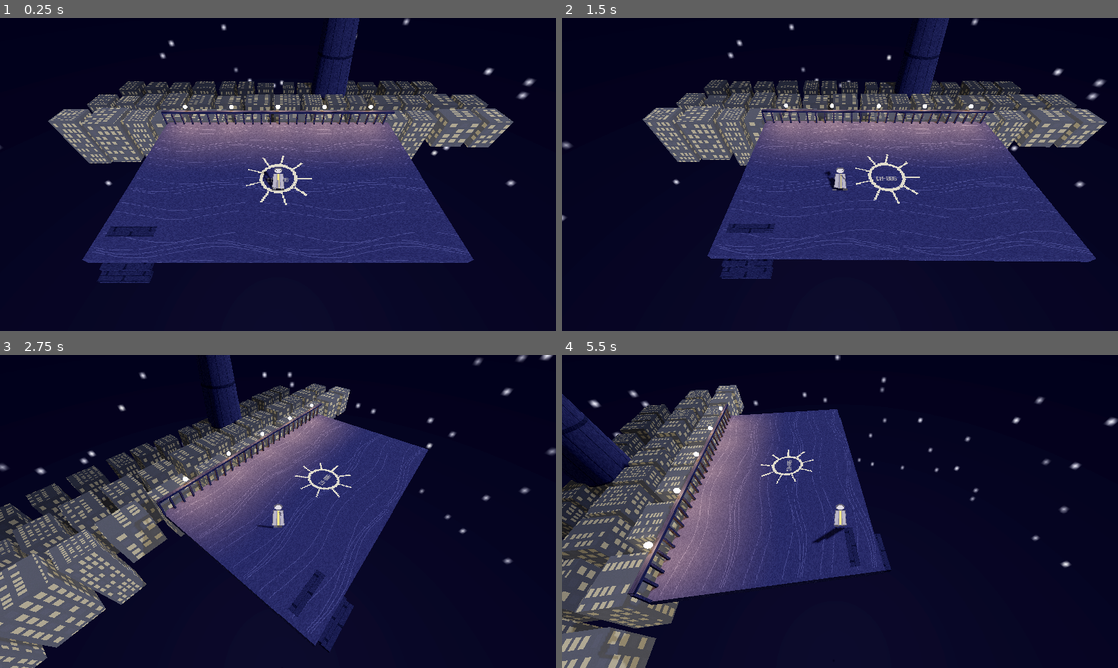
Above: before the commit, frames 1-4 (two rows, left to right).
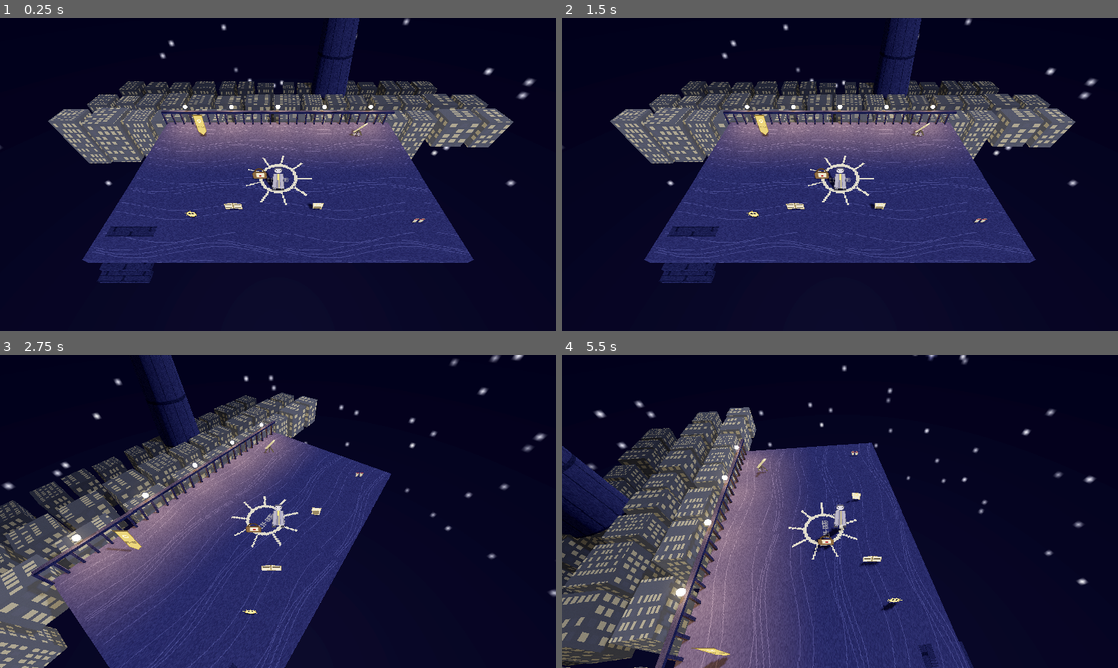
Above: after the commit, the same moments.

Repository: smile88/KAYOS-NoS-v0-1-0
Game: Godot game, scene res://threed/Balcony3D.tscn
Two runs of this game, one before a commit and one after it. Both use one fixed random seed, a clock stepped at 60 frames per second and the inputs below. This scene is started directly instead of the project's main scene.
Inputs (mouse positions are in pixels of both pictures, inside the frame that each line leads up to):
- Up to frame 1 (0.25 s): no input
- Up to frame 2 (1.5 s): tap Enter at 0.5 s; move the mouse to (962, 158) at 0.52 s; hold D (move_right) 0.53-1.25 s; hold Space (interact) 0.53-1.25 s; click (962, 158) at 0.67 s; drag from (728, 190) to (812, 237) at 1.27 s
- Up to frame 3 (2.75 s): move the mouse to (333, 442) at 2.02 s; hold D (move_right) from 2.03 s (still down); hold E (cam_right) from 2.03 s (still down); tap Space (interact) at 2.3 s
- Up to frame 4 (5.5 s): release D (move_right) at 2.75 s; release E (cam_right) at 2.75 s; drag from (812, 574) to (673, 464) at 2.77 s; move the mouse to (1006, 558) at 3.52 s; hold A (move_left) 3.53-4.25 s; hold Space (interact) 3.53-4.25 s; drag from (673, 464) to (756, 433) at 4.27 s; move the mouse to (867, 511) at 5.02 s; hold S (move_down) from 5.03 s (still down); hold E (cam_right) from 5.03 s (still down); click (867, 511) at 5.17 s; tap Space (interact) at 5.3 s

The runs differ from the first frame. In frame 1, 0.4% of the frame differs, in the area x 33-77%, y 30-66%; in frame 2, 22%; in frame 3, 34%; in frame 4, 44%, in the area x 0-100%, y 0-100%.

Commit message:
3D Cold Open step D: the balcony examinables you can walk up to and read
Interactable3D is the HD-2D twin of actors/Interactable.gd — interact() makes the
identical DialogueManager calls, so the examine writing (§8.4) carries over
verbatim. It optionally stands a billboard prop reusing the existing 2D prop PNG,
or acts as an invisible zone on a piece of the environment (the rail, the floor
mosaic, the light orbs). Player3D gains an interact scan: on the interact action
it examines the nearest Interactable3D within reach (ground-plane distance,
group-based — no per-prop collision to tune).

Balcony3D._build_interactables() ports all 11 balcony examinables (12 zones — two
star-lamps) from AstraThalasBalcony.tscn with text verbatim and positions mapped
from the 2D layout. Input: interact moved off E onto F (keeping Space) so E is
free for cam_right, per the branch plan.

Verified: headless test confirms 12 interactables, examining the Satchel starts
the dialogue and sets COLDOPEN_SAW_LETTER, and a far position examines nothing;
rendered the balcony with every prop standing in place.

Co-Authored-By: Claude Opus 4.8 <noreply@anthropic.com>
Claude-Session: https://claude.ai/code/session_01X9vNy1Aw7PpCANN2SM3CVT

Diff:
--- a/godot/project.godot
+++ b/godot/project.godot
@@ -40,7 +40,7 @@
 
 interact={
 "deadzone": 0.5,
-"events": [Object(InputEventKey,"resource_local_to_scene":fa …(140 unchanged characters)… d":false,"keycode":0,"physical_keycode":69,"key_label":0,"unicode":0,"location":0,"echo":false,"script":null)
+"events": [Object(InputEventKey,"resource_local_to_scene":fa …(140 unchanged characters)… d":false,"keycode":0,"physical_keycode":70,"key_label":0,"unicode":0,"location":0,"echo":false,"script":null)
 , Object(InputEventKey,"resource_local_to_scene":false,"resource_name":"","device":-1,"window_id":0,"alt_pressed":false …(181 unchanged characters)…
 ]
 }
--- a/godot/threed/Balcony3D.gd
+++ b/godot/threed/Balcony3D.gd
@@ -28,6 +28,7 @@
 	_build_tower()
 	_build_festival_lights()
 	_build_stair()
+	_build_interactables()
 
 
 # --- helpers -----------------------------------------------------------------
@@ -201,6 +202,54 @@
 		add_child(l)
 
 
+func _build_interactables() -> void:
+	# The balcony's examinables, ported one-for-one from scenes/zones/AstraThalasBalcony.tscn with
+	# their text verbatim (§8.4 writing). Positions are mapped from the 2D layout: balcony x [0,1280]
+	# -> world x [-9,9]; balcony floor y [340,700] (rail..front) -> world z [-5,5]. `tex` empty means
+	# an invisible zone on a piece of the environment (rail, floor mosaic, the light orbs).
+	var items := [
+		{"name": "Festival Banner", "x": -5.6, "z": -3.6, "tex": "PR-021_festival_banner",
+		 "flag": "COLDOPEN_SAW_BANNER",
+		 "text": "Gold thread on white silk: THE TWO-THOUSANDTH LUMINARAE. Beneath the sun-sigil, in smaller stitching: 'May the Song hold.' It has held for two thousand years."},
+		{"name": "Festival Telescope", "x": 5.9, "z": -3.6, "tex": "PR-021_telescope",
+		 "flag": "COLDOPEN_SAW_TELESCOPE",
+		 "text": "Set out for the crowds, aimed at the Tower of Celestial Harmony. Through the lens: the whole spire alight, and a tiny silhouette upon it — the Grand Archmage, arms rising with the apex of the ceremony. For a heartbeat you think you see the lights below the Tower flicker. An old man's eyes. Surely."},
+		{"name": "Your Satchel", "x": -1.1, "z": 0.6, "tex": "PR-008_sealed_letter",
+		 "flag": "COLDOPEN_SAW_LETTER",
+		 "text": "Ink, nibs, blotting sand — and beneath them, wrapped in oilcloth, a letter. The hand that wrote your name on it was precise, unhurried, three hundred years gone. The indigo wax seal — a void, held — is unbroken. 'You will know the night,' she said. You have carried it so long you had almost stopped believing there would be one."},
+		{"name": "Star-Lamp", "x": -7.0, "z": RAIL_Z + 0.1, "tex": "",
+		 "text": "No flame in it. There has never been a flame in it — the Solari hang these and the Song fills them, the way water fills a cup you did not know was empty. Every child in Astra'Thalas learns the trick of cupping their hands round one to feel the hum. You do it now, an old man alone at the rail. It hums."},
+		{"name": "Star-Lamp", "x": 7.0, "z": RAIL_Z + 0.1, "tex": "",
+		 "text": "The twin of the one at the far end, and of nine thousand others down in the districts, and of the great ones ringing the Tower. Nobody lights them. Nobody has ever lit them. That is not a thing anyone in this city has ever had to think about, and you are thinking about it now."},
+		{"name": "A Child's Sun-Mask", "x": -4.5, "z": 3.3, "tex": "PR-021_sun_mask",
+		 "text": "Gold paper on a willow frame, the sun's nine rays cut out by hand. Dropped in the rush to see the Tower, and already trodden on once. Someone will cry about this tomorrow. You catch yourself on the word — tomorrow — and cannot say why it has gone cold in your mouth."},
+		{"name": "Your Ledger", "x": -2.4, "z": 2.8, "tex": "PR-008_ledger",
+		 "text": "Sixty years of entries in your own narrowing hand. Weather. Deaths. The price of ink. The chronicle of a city that has never needed chronicling, because nothing here has ever changed. You have long thought your life's work one very long sentence with no verb in it. She promised you a verb."},
+		{"name": "Sun-Sigil Mosaic", "x": 0.0, "z": 0.5, "tex": "",
+		 "text": "Gold tesserae, worn pale by two thousand years of feet. The Solari set these into every high place in the city so the Song would always have somewhere to land. You have never been certain whether that is theology or engineering. You have never been certain the Solari know either."},
+		{"name": "Order of Ceremony", "x": 2.1, "z": 2.8, "tex": "PR-008_broadsheet",
+		 "text": "THE ORDER OF THE TWO-THOUSANDTH LUMINARAE, struck in gold on cheap pulp. The apex is timed to the ninth bell: the Grand Archmage Sulvaine will draw the Song up through the Tower and return it to the city sevenfold. At the foot, in the smallest type the press could set: by the grace of the Song, which is eternal."},
+		{"name": "The Balustrade", "x": 0.0, "z": RAIL_Z, "tex": "",
+		 "text": "Marble, worn smooth and faintly hollow at exactly the height of a man's forearms. Two thousand years of people leaning here to look at their own city. Sixty of those years are yours. Below, nine thousand move like one animal breathing, and under the streets the Songlines run faint and gold, the way veins run under skin. Nobody looks at them. Nobody has ever had to."},
+		{"name": "Initials, Cut in the Rail", "x": 3.7, "z": RAIL_Z, "tex": "EN-006_rail_carving",
+		 "text": "Two sets of initials cut into the underside of the rail, where the wardens would not think to look. The cuts are old. You do not know who they were, and there is no one left to ask. That is the ordinary fate of very nearly everyone. It has never frightened you before tonight."},
+		{"name": "Two Cups, Left Behind", "x": 7.2, "z": 3.6, "tex": "PR-021_wine_cups",
+		 "text": "Both empty, set side by side on the parapet. Someone brought a friend up here to look at the city and did not stay long. The rims are still sticky — honey, clove, and something floral the Solari have never agreed on a name for."},
+	]
+	for d in items:
+		var it := Interactable3D.new()
+		it.name = "IX_" + str(d["name"]).replace(" ", "")
+		it.display_name = d["name"]
+		it.examine_text = d["text"]
+		if d.has("flag"):
+			it.flag_on_interact = d["flag"]
+		var tex_name: String = d["tex"]
+		if tex_name != "":
+			it.prop_texture = _tex(PLACE + tex_name + ".png")
+		it.position = Vector3(d["x"], 0.0, d["z"])
+		add_child(it)
+
+
 func _build_stair() -> void:
 	# Stair down to the scriptorium at the near-left corner: a short flight of steps you can see and
 	# (later) step onto. Marks where the room transition happens.
--- /dev/null
+++ b/godot/threed/Interactable3D.gd
@@ -0,0 +1,53 @@
+extends Area3D
+class_name Interactable3D
+## A world object the player can examine in the 3D Cold Open — the HD-2D twin of actors/Interactable.gd.
+## interact() behaves identically (starts `dialogue` if set, else shows `examine_text` as a one-node
+## conversation through the shared DialogueUI), so the examine writing — ~30% of the game's
+## characterisation (GDD §8.4) — carries over verbatim. If `prop_texture` is set it also stands a
+## billboard sprite here reusing the existing 2D prop PNG; leave it empty for an invisible zone on a
+## piece of the environment (the rail, the floor mosaic).
+
+@export var display_name: String = ""
+@export_multiline var examine_text: String = ""
+@export_file("*.json", "*.tres") var dialogue: String = ""
+@export var flag_on_interact: String = ""
+@export var portrait_id: String = ""
+## Optional prop art to stand here as a billboard. Same pixel_size convention as the player.
+@export var prop_texture: Texture2D
+@export var prop_pixel_size := 0.03
+## How tall (world m) to lift the sprite so its base sits on the ground at this node's y.
+@export var prop_base_lift := true
+
+
+func _ready() -> void:
+	add_to_group("interactable3d")
+	if prop_texture:
+		var s := Sprite3D.new()
+		s.name = "Prop"
+		s.texture = prop_texture
+		s.billboard = BaseMaterial3D.BILLBOARD_FIXED_Y
+		s.shaded = false
+		s.texture_filter = BaseMaterial3D.TEXTURE_FILTER_NEAREST
+		s.alpha_cut = SpriteBase3D.ALPHA_CUT_DISCARD
+		s.pixel_size = prop_pixel_size
+		if prop_base_lift:
+			s.position.y = (prop_texture.get_height() * prop_pixel_size) * 0.5
+		add_child(s)
+
+
+## Identical to actors/Interactable.interact() — same DialogueManager calls, same one-node wrap.
+func interact() -> void:
+	if flag_on_interact != "":
+		GameState.set_flag(flag_on_interact, true)
+	if dialogue != "":
+		DialogueManager.start(dialogue)
+	elif examine_text != "":
+		DialogueManager.start({
+			"id": "examine",
+			"start": "n",
+			"nodes": { "n": {
+				"speaker": display_name,
+				"text": examine_text,
+				"portrait": portrait_id,
+			} }
+		})
--- a/godot/threed/Player3D.gd
+++ b/godot/threed/Player3D.gd
@@ -7,6 +7,8 @@
 ## visible facing stays correct at any orbit angle. Same SpriteSheet slicing the 2D game uses.
 
 @export var speed := 4.0
+## How close (world m, on the ground plane) the player must be to examine an Interactable3D.
+@export var interact_reach := 1.8
 ## The character sheet to wear. The Cold Open dresses the player as Talindir; leave empty and the
 ## billboard just won't have frames (the test scene sets it).
 @export var sheet: Texture2D
@@ -33,6 +35,30 @@
 	body.position.y = (72.0 * pixel_size) * 0.5
 	body.animation = "walk_down"
 	body.stop()
+
+
+func _unhandled_input(event: InputEvent) -> void:
+	if event.is_action_pressed("interact") and not DialogueManager.is_active():
+		_try_interact()
+
+
+## Examine the nearest Interactable3D within reach (ground-plane distance) — the 3D twin of
+## Player._try_interact(). Scans the group rather than using Area overlap, which is plenty for the
+## handful of props on the balcony and needs no per-prop collision tuning.
+func _try_interact() -> void:
+	var nearest: Interactable3D = null
+	var best := interact_reach
+	var here := global_position
+	for node in get_tree().get_nodes_in_group("interactable3d"):
+		var it := node as Interactable3D
+		if it == null:
+			continue
+		var d := Vector2(it.global_position.x - here.x, it.global_position.z - here.z).length()
+		if d <= best:
+			best = d
+			nearest = it
+	if nearest:
+		nearest.interact()
 
 
 func _physics_process(_delta: float) -> void:
Not shown, added: godot/threed/Interactable3D.gd.uid
